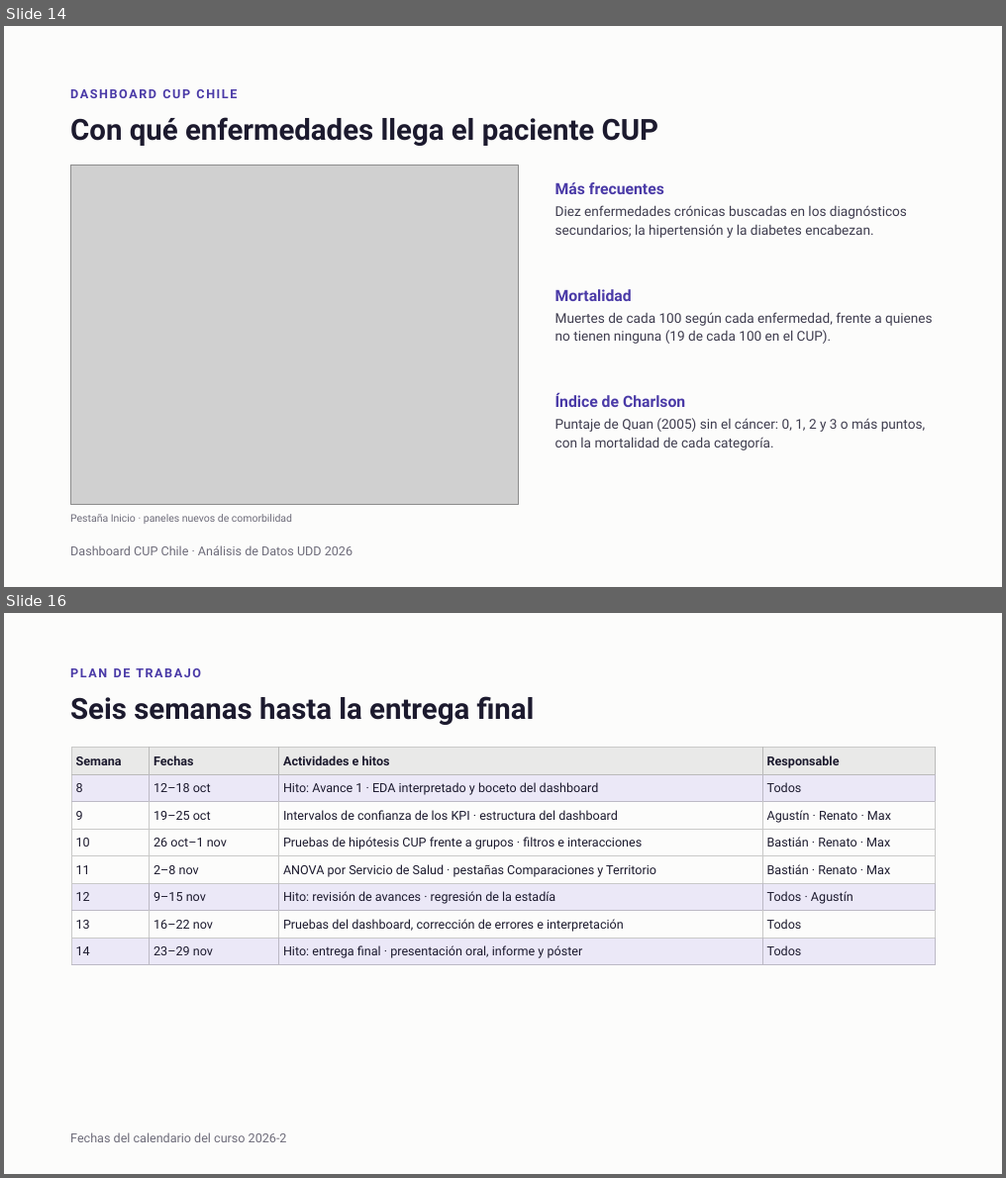
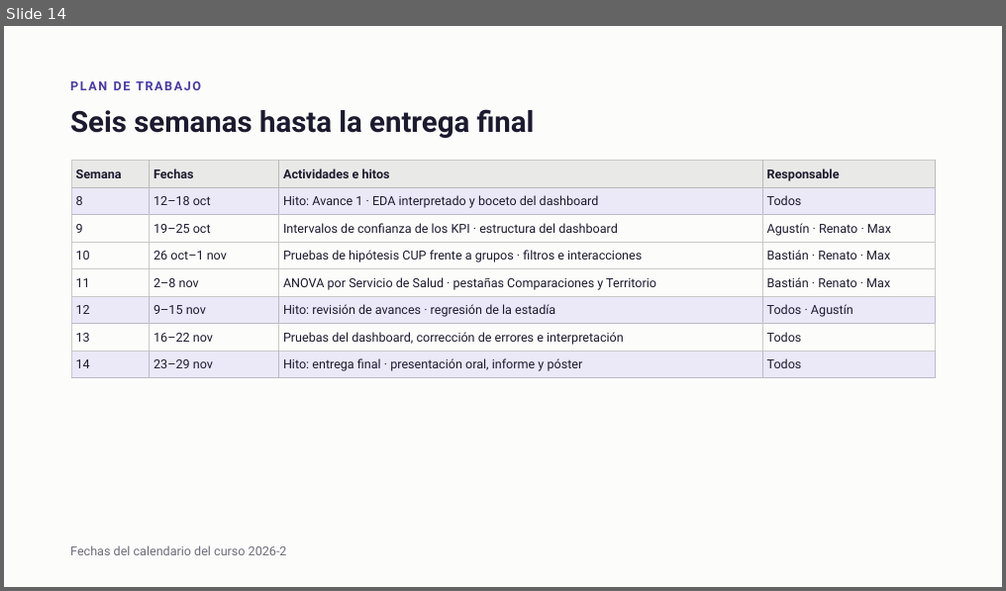
Before and after one commit to mvxizzz/proyecto-analisis-datos, a slide deck: presentacion/Dashboard CUP Chile - Avance 2.pptx. Shown one above the other, each under a label of ours: slides 14 and 16 before the commit, slide 14 after it; the slides between them are not shown. The pictures are 1006x1178 and 1006x591 pixels, drawn with LibreOffice and Linux fonts; fonts in the diff are those of the drawing; grey boxes stand for pictures. Boxes give left, top, right and bottom in pixels: in the first picture for what was removed or moved away, otherwise in the second. Text is boxed around its words. In the diff, an @@ line names an element or a change of style, - is before the commit and + after.

Commit message:
Una sola diapositiva para la demostración del dashboard
- El dashboard pasa de tres diapositivas a una (la 13); la presentación queda en 17
- Guion con el recorrido panel por panel para la demo en vivo y diapositivas renumeradas

```diff
--- a/presentacion/Dashboard CUP Chile - Avance 2.pptx
+++ b/presentacion/Dashboard CUP Chile - Avance 2.pptx
@@ slide 14 removed at (x1=4, y1=26, x2=1002, y2=587), background #FCFCFB @@
@@ text removed at (x1=70, y1=89, x2=237, y2=98) @@
-DASHBOARD CUP CHILE
@@ title removed at (x1=70, y1=117, x2=659, y2=146) @@
-Con qué enfermedades llega el paciente CUP
@@ picture removed at (x1=70, y1=166, x2=519, y2=505) @@
@@ text removed at (x1=555, y1=182, x2=907, y2=238) @@
-Más frecuentes
-Diez enfermedades crónicas buscadas en los diagnósticos secundarios; la hipertensión y la diabetes encabezan.
@@ text removed at (x1=555, y1=289, x2=933, y2=344) @@
-Mortalidad
-Muertes de cada 100 según cada enfermedad, frente a quienes no tienen ninguna (19 de cada 100 en el CUP).
@@ text removed at (x1=555, y1=393, x2=925, y2=451) @@
-Índice de Charlson
-Puntaje de Quan (2005) sin el cáncer: 0, 1, 2 y 3 o más puntos, con la mortalidad de cada categoría.
@@ text removed at (x1=70, y1=514, x2=292, y2=524) @@
-Pestaña Inicio · paneles nuevos de comorbilidad
@@ text removed at (x1=70, y1=546, x2=352, y2=556) @@
-Dashboard CUP Chile · Análisis de Datos UDD 2026
@@ what was slide 16 is now slide 14 @@
```
Also in this commit, not shown: 1 slide changed, 1 other slide removed, 2 other files.
